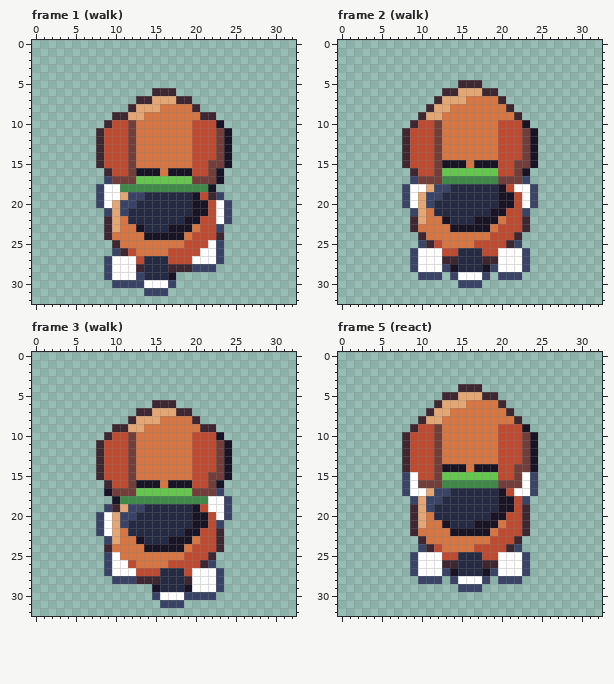
Two versions of one pixel-art file, art/minis/dog-biscuit@69.aseprite. This is how it looked before the edit.
33x33 pixels, 24 frames. Shown: frame 1 (walk), frame 2 (walk), frame 3 (walk), frame 5 (react). The commit also changed other frames, which this record leaves out.
Now the later version:
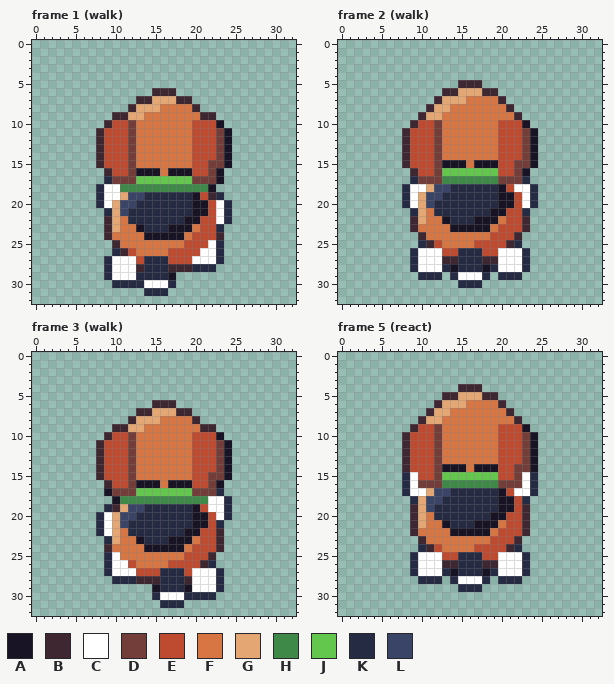
Palette (. is transparent): A #181425  B #3e2731  C #ffffff  D #733e39  E #be4a2f  F #d77643  G #e4a672  H #3e8948  J #63c74d  K #262b44  L #3a4466
The edit:
--- frame 1 (walk)
@@ x 6..26 @@
 16 ...BEEDAAAFAAAEEDA...
-17 ...LDDDJJJJJJJDDDA...
-18 ..LCCHHHHHHHHHHHA....
-19 ..LCCGLLKKKKKKAEBL...
-20 ..LCGLLKKKKKKKAAECL..
-21 ...LGLKKKKKKKKAAECL..
-22 ...BGFKKKKKKKAAEECL..
-23 ...BGFFAKKKAAAFEEL...
+17 ...KDDDJJJJJJJDDDA...
+18 ..KCCHHHHHHHHHHHA....
+19 ..KCCGLLKKKKKKAEBK...
+20 ..KCGLLKKKKKKKAAECK..
+21 ...KGLKKKKKKKKAAECK..
+22 ...BGFKKKKKKKAAEECK..
+23 ...BGFFAKKKAAAFEEK...
 24 ...BFFFFAAAAAFEEEB...
-25 ....BFFFFFFFFEEECL...
-26 ....LBEFFFFEEEECCL...
-27 ...LCCCEKKKEEECCCL...
-28 ...LCCCBKKKBBBLLL....
-29 ...LCCCLKKKA.........
-30 ....LLLLCCCL.........
-31 ........LLL..........
+25 ....BFFFFFFFFEEECK...
+26 ....KBEFFFFEEEECCK...
+27 ...KCCCEKKKEEECCCK...
+28 ...KCCCBKKKBBBKKK....
+29 ...KCCCKKKKA.........
+30 ....KKKKCCCK.........
+31 ........KKK..........
 32 .....................
--- frame 2 (walk)
@@ x 6..26 @@
 16 ...BEEDJJJJJJJEEDA...
-17 ...LDDDHHHHHHHDDDL...
-18 ..LCCGLLKKKKKKAECCL..
-19 ..LCGLLKKKKKKKAAECL..
-20 ..LCGLKKKKKKKKAAECL..
-21 ...LGFKKKKKKKAAEEL...
+17 ...KDDDHHHHHHHDDDK...
+18 ..KCCGLLKKKKKKAECCK..
+19 ..KCGLLKKKKKKKAAECK..
+20 ..KCGLKKKKKKKKAAECK..
+21 ...KGFKKKKKKKAAEEK...
 22 ...BGFFAKKKAAAFEEB...
@@ x 7..25 @@
 24 ...BFFFFFFFFEEEB...
-25 ...LBEFFFFEEEEBL...
-26 ..LCCCEEKKKEECCCL..
-27 ..LCCCBBKKKBBCCCL..
-28 ..LCCCLAKKKALCCCL..
-29 ...LLL.LCCCL.LLL...
-30 ........LLL........
+25 ...KBEFFFFEEEEBK...
+26 ..KCCCEEKKKEECCCK..
+27 ..KCCCBBKKKBBCCCK..
+28 ..KCCCKAKKKAKCCCK..
+29 ...KKK.KCCCK.KKK...
+30 ........KKK........
 31 ...................
--- frame 3 (walk)
@@ x 6..26 @@
 16 ...BEEDAAAFAAAEEDA...
-17 ...ADDDJJJJJJJDDDL...
-18 ....AHHHHHHHHHHHCCL..
-19 ...LBGLLKKKKKKAECCL..
-20 ..LCGLLKKKKKKKAAECL..
-21 ..LCGLKKKKKKKKAAEL...
-22 ..LCGFKKKKKKKAAEEB...
-23 ...LGFFAKKKAAAFEEB...
+17 ...ADDDJJJJJJJDDDK...
+18 ....AHHHHHHHHHHHCCK..
+19 ...KBGLLKKKKKKAECCK..
+20 ..KCGLLKKKKKKKAAECK..
+21 ..KCGLKKKKKKKKAAEK...
+22 ..KCGFKKKKKKKAAEEB...
+23 ...KGFFAKKKAAAFEEB...
 24 ...BFFFFAAAAAFEEEB...
-25 ...LCFFFFFFFFEEEB....
-26 ...LCCEFFFFEEEEBL....
-27 ...LCCCEEEKKKECCCL...
-28 ....LLLBBBKKKBCCCL...
-29 .........AKKKACCCL...
-30 .........LCCCLLLL....
-31 ..........LLL........
+25 ...KCFFFFFFFFEEEB....
+26 ...KCCEFFFFEEEEBK....
+27 ...KCCCEEEKKKECCCK...
+28 ....KKKBBBKKKBCCCK...
+29 .........AKKKACCCK...
+30 .........KCCCKKKK....
+31 ..........KKK........
 32 .....................
--- frame 5 (react)
@@ x 6..26 @@
 14 ..BEEEDAAAFAAAEEDDA..
-15 ..LCEEDJJJJJJJEEDCL..
-16 ..LCDDDHHHHHHHDDDCL..
-17 ..LCCGLLKKKKKKAECCL..
-18 ...LGLLKKKKKKKAAEL...
+15 ..KCEEDJJJJJJJEEDCK..
+16 ..KCDDDHHHHHHHDDDCK..
+17 ..KCCGLLKKKKKKAECCK..
+18 ...KGLLKKKKKKKAAEK...
 19 ...BGLKKKKKKKKAAEB...
@@ x 7..25 @@
 23 ...BFFFFFFFFEEEB...
-24 ...LBEFFFFEEEEBL...
-25 ..LCCCEEKKKEECCCL..
-26 ..LCCCBBKKKBBCCCL..
-27 ..LCCCLAKKKALCCCL..
-28 ...LLL.LCCCL.LLL...
-29 ........LLL........
+24 ...KBEFFFFEEEEBK...
+25 ..KCCCEEKKKEECCCK..
+26 ..KCCCBBKKKBBCCCK..
+27 ..KCCCKAKKKAKCCCK..
+28 ...KKK.KCCCK.KKK...
+29 ........KKK........
 30 ...................
Where, in picture pixels (left, top, right, bottom), the same in both pictures:
changed: (96, 176, 232, 296)
changed: (402, 176, 538, 288)
changed: (96, 488, 232, 608)
changed: (402, 472, 418, 504)
changed: (522, 472, 538, 504)
changed: (410, 544, 530, 592)
